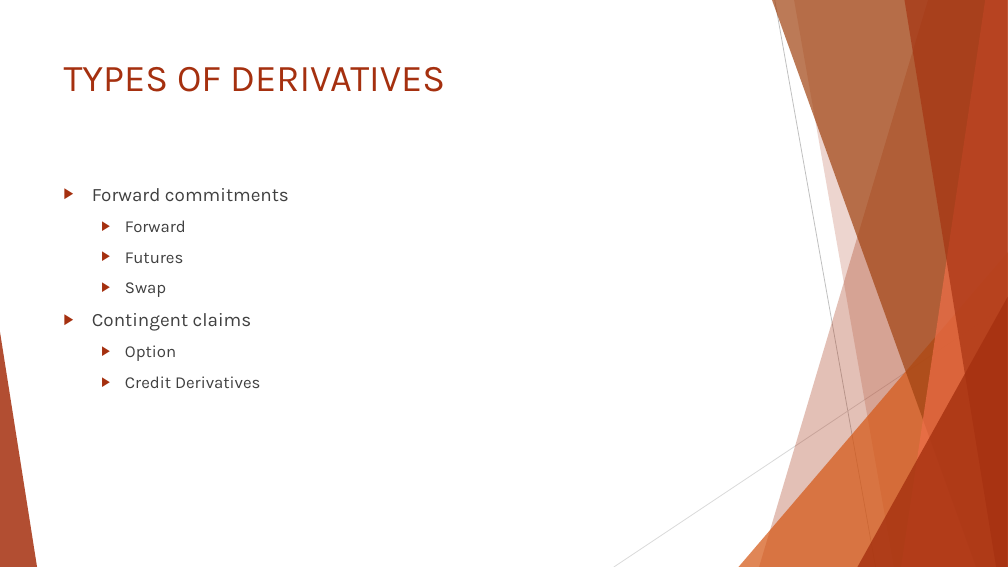
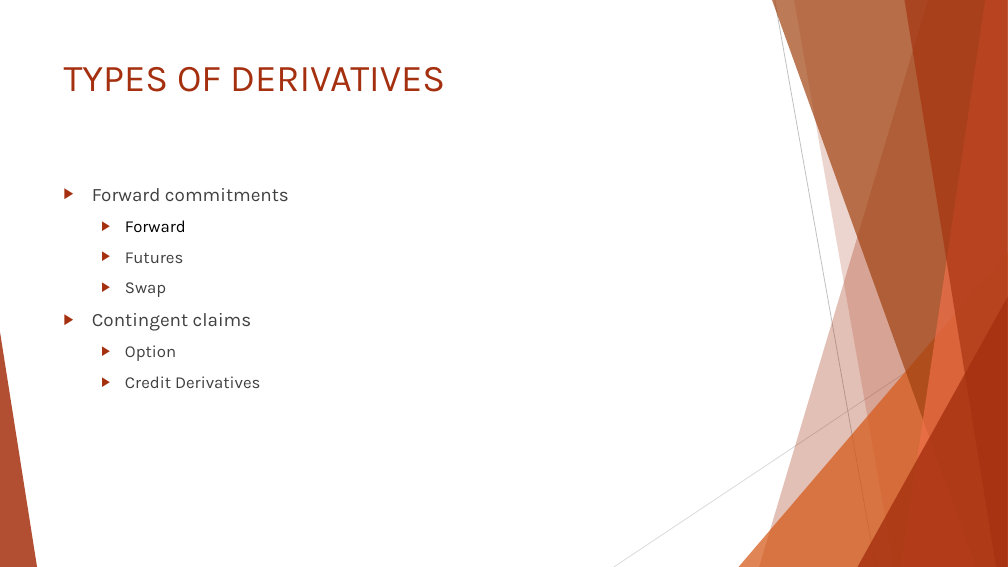
Before and after one commit to Isco0530/data, a slide deck: slide 4 of Reading 48.pptx. Drawn at 1008x567 pixels with LibreOffice and Linux fonts; fonts in the diff are those of the drawing. Boxes give left, top, right and bottom in pixels: in the first picture for what was removed or moved away, otherwise in the second. Text is boxed around its words. In the diff, an @@ line names an element or a change of style, - is before the commit and + after.

```diff
--- a/Reading 48.pptx
+++ b/Reading 48.pptx
@@ text at (125, 220, 186, 232): text colour #404040 to #000000 in "Forward" @@
```
Also in this commit, not shown: 3 slides added.
